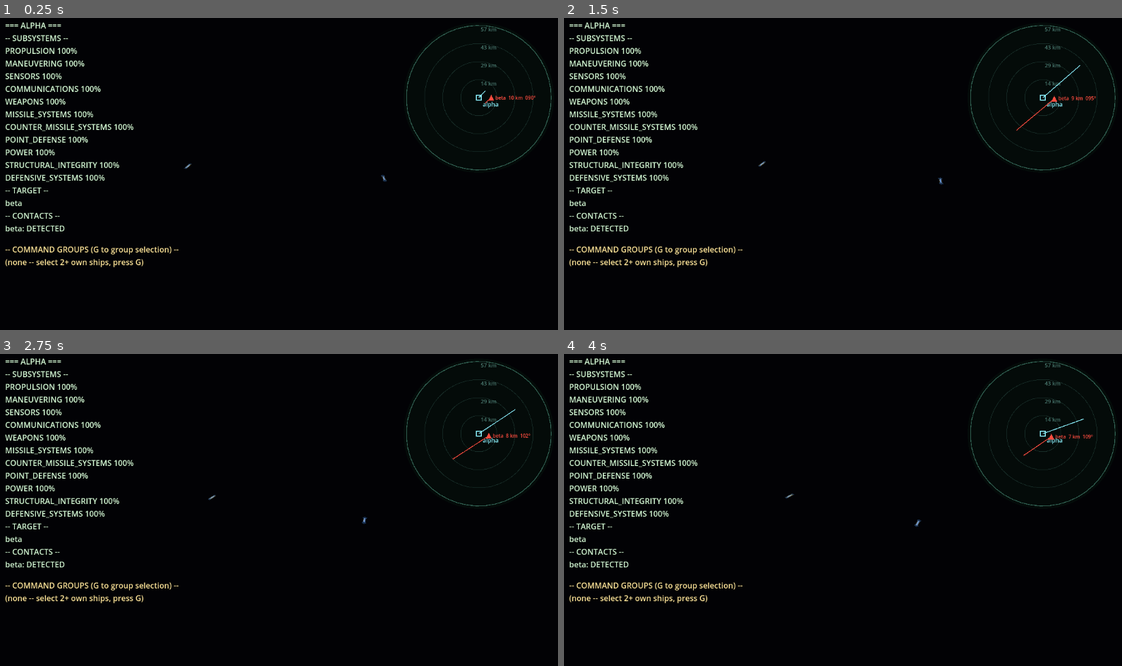
Above: before the commit, frames 1-4 (two rows, left to right).
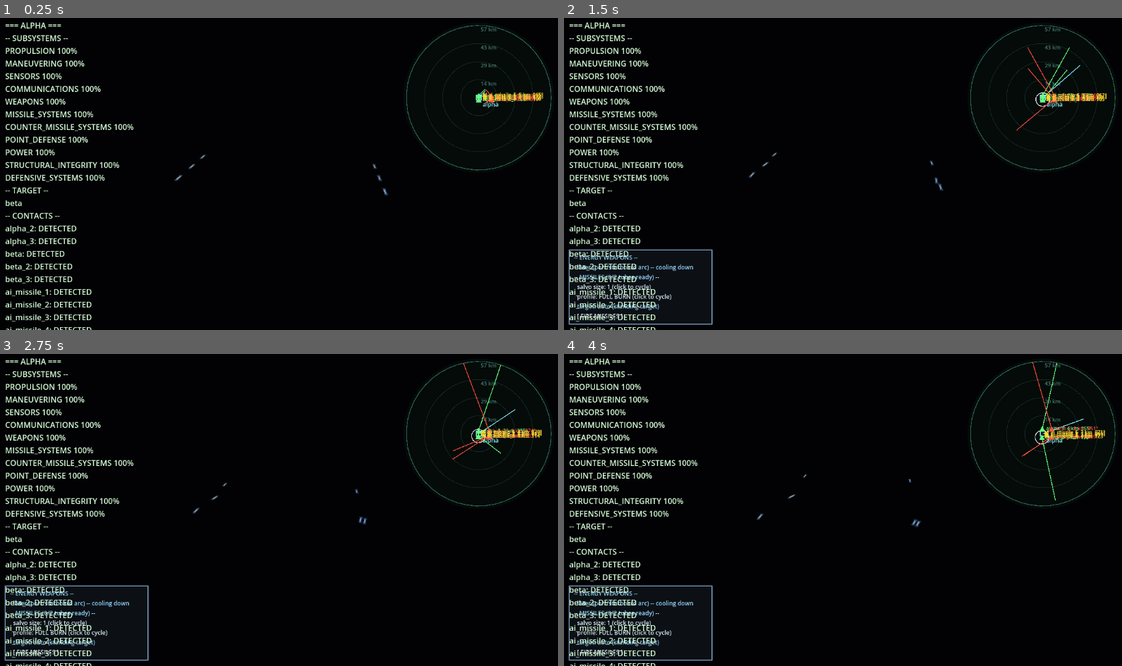
Above: after the commit, the same moments.

Repository: triest/HonorHaringtonGame
Game: Godot game, scene res://scenes/main.tscn
Same seed, same stepped clock (60 frames per second), same inputs: the game is played once before the commit and once after it.
Inputs (mouse positions are in pixels of both pictures, inside the frame that each line leads up to):
- Up to frame 1 (0.25 s): no input
- Up to frame 2 (1.5 s): drag from (1043, 99) to (898, 102) at 0.52 s; drag from (731, 186) to (815, 236) at 1.27 s
- Up to frame 3 (2.75 s): move the mouse to (334, 438) at 2.02 s; hold D (order_turn_right) from 2.03 s (still down); hold C (order_target_clear) from 2.03 s (still down); click (334, 438) at 2.17 s
- Up to frame 4 (4 s): release D (order_turn_right) at 2.75 s; release C (order_target_clear) at 2.75 s; drag from (815, 572) to (675, 460) at 2.77 s; move the mouse to (1015, 556) at 3.52 s; hold A (order_turn_left) from 3.53 s (still down); hold F (order_weapons_toggle) from 3.53 s (still down); click (1015, 556) at 3.67 s

The runs differ from the first frame. In frame 1, 2.1% of the frame differs, in the area x 0-98%, y 22-100%; in frame 2, 3.4%; in frame 3, 3.4%; in frame 4, 3.5%, in the area x 0-97%, y 2-100%.

Commit message:
§56.3 item H: demo scenario 1v1 -> 3-vs-3 squadron + missile tubes for red
main.gd's _ready() now builds ships from a ship_specs array instead of
two one-off local vars: alpha/beta keep their original ids/positions/
orientation, plus new alpha_2/alpha_3 (red) and beta_2/beta_3 (blue)
spread +/-1500m along Z around each guide's X position (kept well under
the 10,000m side separation so AttackGeometry.classify() still resolves
every cross-ship pairing to STARBOARD/PORT). Red ships each get 2
MissileTube instances so items A-D's multi-select/group-order behavior
and item E's missile weapon-panel section have something real to
exercise live for the first time. Blue stays energy-only per item H's
"at least one side" requirement.

Verified: headless import clean, scene smoke run exit 0 (48 baseline
dummy-renderer errors, exactly 3x the prior 16x baseline scaling with
ship count, zero new error types). Fast-visible-result mode still in
effect, no full suite run. Windows .exe re-exported (process rule).

state.md/CHANGELOG.md/ASSUMPTIONS.md updated.

Diff:
--- a/project/scripts/main.gd
+++ b/project/scripts/main.gd
@@ -1,8 +1,9 @@
 extends Node3D
 ## Main
 ##
-## Visual prototype bring-up scene: creates a SimulationWorld with two
-## ships on an inertial thrust course, each with a procedural hull mesh
+## Visual prototype bring-up scene: creates a SimulationWorld with a
+## small squadron per side (§56.3 item H) on an inertial thrust course,
+## each with a procedural hull mesh
 ## (scripts/hull_mesh_builder.gd) and a live wedge visualization driven by
 ## ship_defense_state.gd -- the first actually-visible prototype of the
 ## simulation, not just headless unit tests (ТЗ §56 Milestone 1-3 bring-up).
@@ -22,10 +23,12 @@
 ## says. (Items 5 and 7, added in later passes, now give alpha player
 ## control and a win/lose screen -- see PlayerInput/WinLoseScreen below;
 ## this paragraph is kept as-is for the historical "why" of the
-## teams/mount setup.) Still explicitly NOT done: missile tubes for the
-## demo ships (energy weapons alone are enough to exercise weapon_fx's
-## beam path live; missile markers stay verified only by unit test until
-## a scenario actually needs missiles) and a Windows export (item 8).
+## teams/mount setup.) §56.3 item H (this pass) upgraded the scenario
+## itself from the original 1v1 (alpha vs beta) to a 3-vs-3 squadron and
+## gave red/alpha missile tubes (previously energy-only) -- see the
+## `ship_specs` table in _ready() below for the authoritative per-ship
+## layout/loadout; this paragraph is kept as-is for the historical "why"
+## of the team/mount wiring, not the current ship count.
 ## See CHANGELOG.md for the authoritative "done vs not done" list.
 ##
 ## WeaponFx (scripts/weapon_fx.gd, ТЗ §56.1 item 3) is wired into the
@@ -96,30 +99,69 @@
 	world = SimulationWorld.new()
 	add_child(world)
 
-	var alpha := ShipPhysicsState.new()
-	alpha.position = Vector3(-5000.0, 0.0, 0.0)
-	alpha.commanded_thrust_local = Vector3(0.0, 0.0, -1.0)
-	alpha.defense = ShipDefenseState.new()
-	# ТЗ §56.1 item 4: assigned here (previously null) so the HUD's
-	# per-subsystem readout has real, non-null state to show -- "per-ship
-	# subsystem condition" is meaningless with subsystems always null.
-	# Every subsystem starts fully healthy (ShipSubsystems._init default);
-	# nothing else about the demo scenario changes, the already-wired
-	# consumers (WEAPONS/POINT_DEFENSE/MISSILE_SYSTEMS/SENSORS/
-	# PROPULSION/MANEUVERING/COMMUNICATIONS, see ship_subsystems.gd) simply
-	# now have live data to act on as combat damages these ships.
-	alpha.subsystems = ShipSubsystems.new()
-	world.add_ship("alpha", alpha)
-	world.set_team("alpha", "red")
-
-	var beta := ShipPhysicsState.new()
-	beta.position = Vector3(5000.0, 0.0, 0.0)
-	beta.orientation = Quaternion(Vector3.UP, PI)
-	beta.commanded_thrust_local = Vector3(0.0, 0.0, -1.0)
-	beta.defense = ShipDefenseState.new()
-	beta.subsystems = ShipSubsystems.new()  # see alpha.subsystems assignment above for rationale
-	world.add_ship("beta", beta)
-	world.set_team("beta", "blue")
+	# §56.3 item H: hardcoded demo scenario upgraded from the original
+	# 1v1 (alpha vs beta) to a small squadron vs small squadron -- three
+	# ships per side, each side spread along Z around its guide's original
+	# X position. Z spread is only +/-1500 m, far under the 10,000 m X
+	# separation between the two sides, so AttackGeometry.classify()'s
+	# dominant-axis pick (see the arc comment on world.add_weapon_mount
+	# below) still always resolves to the X axis -- i.e. STARBOARD/PORT --
+	# for every cross-ship pairing, not just guide-vs-guide as before.
+	# "alpha"/"beta" (the two original guides) keep their original ids and
+	# positions unchanged: HUD_POV_SHIP_ID, PlayerInput's hardcoded
+	# player-controlled ship, and several unit tests' doc comments all
+	# still refer to exactly these two ids. alpha_2/alpha_3/beta_2/beta_3
+	# are new, reachable only through the §56.3 mouse-driven selection/
+	# group-order systems (SelectionState/CommandGroupController/
+	# MoveOrderController/OrderMenuController/WeaponPanelController all key
+	# off `player_team` = world.teams.get("alpha"), not off PlayerInput's
+	# own `_controllable_ship_ids` allowlist, so none of that needed any
+	# changes for this) -- which is exactly the point of this item: give
+	# items A-D's multi-select/group-order behavior 2+ own-team ships to
+	# actually exercise live, not just in synthetic headless test worlds.
+	#
+	# Missile tubes (this item's other half, `missile_tubes` below): every
+	# red/alpha ship gets 2 missile tubes (MissileTube's own engineering-
+	# placeholder defaults -- 10 rounds/tube, 5 s reload, 60,000 km range,
+	# see that script's doc comment -- easily in range at this scenario's
+	# ~10 km separation), so missile salvos (item E's weapon panel) have
+	# something to actually fire, live, for the first time -- previously
+	# both demo ships were energy-only (§56.1-era). Blue/beta stays
+	# energy-only: item H only requires "at least one side", and this
+	# also keeps blue a pure energy-weapon contrast case rather than
+	# doubling scope onto both sides in a single pass.
+	var ship_specs: Array = [
+		{"id": "alpha", "team": "red", "x": -5000.0, "z": 0.0, "missile_tubes": 2},
+		{"id": "alpha_2", "team": "red", "x": -5000.0, "z": 1500.0, "missile_tubes": 2},
+		{"id": "alpha_3", "team": "red", "x": -5000.0, "z": -1500.0, "missile_tubes": 2},
+		{"id": "beta", "team": "blue", "x": 5000.0, "z": 0.0, "missile_tubes": 0},
+		{"id": "beta_2", "team": "blue", "x": 5000.0, "z": 1500.0, "missile_tubes": 0},
+		{"id": "beta_3", "team": "blue", "x": 5000.0, "z": -1500.0, "missile_tubes": 0},
+	]
+	for spec in ship_specs:
+		var phys := ShipPhysicsState.new()
+		phys.position = Vector3(spec["x"], 0.0, spec["z"])
+		if spec["team"] == "blue":
+			# Blue faces the opposite way, same as the original single-ship
+			# "beta" setup (PI around Y) -- see AttackGeometry's doc comment:
+			# -Z is bow, so a PI rotation makes blue's bow point back along
+			# +Z, i.e. towards red, mirroring red's own -Z-facing bow.
+			phys.orientation = Quaternion(Vector3.UP, PI)
+		phys.commanded_thrust_local = Vector3(0.0, 0.0, -1.0)
+		phys.defense = ShipDefenseState.new()
+		# ТЗ §56.1 item 4: assigned here (previously null) so the HUD's
+		# per-subsystem readout has real, non-null state to show -- "per-ship
+		# subsystem condition" is meaningless with subsystems always null.
+		# Every subsystem starts fully healthy (ShipSubsystems._init default);
+		# nothing else about the demo scenario changes, the already-wired
+		# consumers (WEAPONS/POINT_DEFENSE/MISSILE_SYSTEMS/SENSORS/
+		# PROPULSION/MANEUVERING/COMMUNICATIONS, see ship_subsystems.gd) simply
+		# now have live data to act on as combat damages these ships.
+		phys.subsystems = ShipSubsystems.new()
+		world.add_ship(spec["id"], phys)
+		world.set_team(spec["id"], spec["team"])
+		for _i in range(int(spec["missile_tubes"])):
+			world.add_missile_tube(spec["id"], MissileTube.new())
 
 	for ship_id in world.ships.keys():
 		var view := ShipView.new()
@@ -132,13 +174,17 @@
 		laser.max_range_m = 500_000.0
 		laser.damage_per_hit = 100.0
 		laser.recharge_time_s = 4.0
-		# broadside_arc(), not bow_chaser_arc(): alpha/beta start abeam of
-		# each other (both on the X axis, facing along +/-Z), so the enemy
-		# is on each ship's STARBOARD per AttackGeometry.classify() from
-		# tick 1, never in its BOW arc -- neither ship turns to face the
-		# other (that would need real steering AI, out of scope for this
-		# hardcoded slice). A bow chaser here would never find arc and
-		# never fire; broadside is what actually matches this geometry.
+		# broadside_arc(), not bow_chaser_arc(): every red ship sits at
+		# roughly the same X as guide "alpha" and every blue ship at
+		# roughly the same X as guide "beta" (both facing along +/-Z, only
+		# +/-1500 m Z spread per ship -- see the §56.3 item H comment
+		# above -- well under the 10,000 m X separation between sides), so
+		# the enemy is on every ship's STARBOARD per AttackGeometry.
+		# classify() from tick 1, never in its BOW arc -- neither ship
+		# turns to face the other (that would need real steering AI, out
+		# of scope for this hardcoded slice). A bow chaser here would
+		# never find arc and never fire; broadside is what actually
+		# matches this geometry.
 		world.add_weapon_mount(ship_id, WeaponMount.new(laser, WeaponMount.broadside_arc()))
 
 	weapon_fx = WeaponFx.new()
Not shown, changed: .tools/state.md
Not shown, changed: ASSUMPTIONS.md
Not shown, changed: CHANGELOG.md
